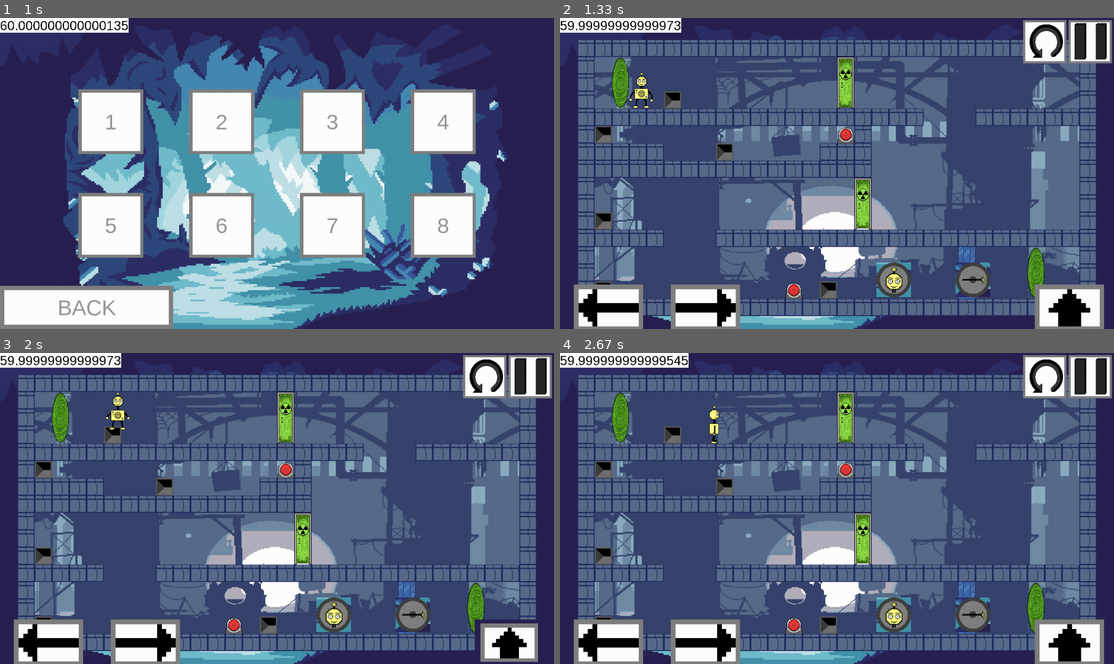
Above: before the commit, frames 1-4 (two rows, left to right).
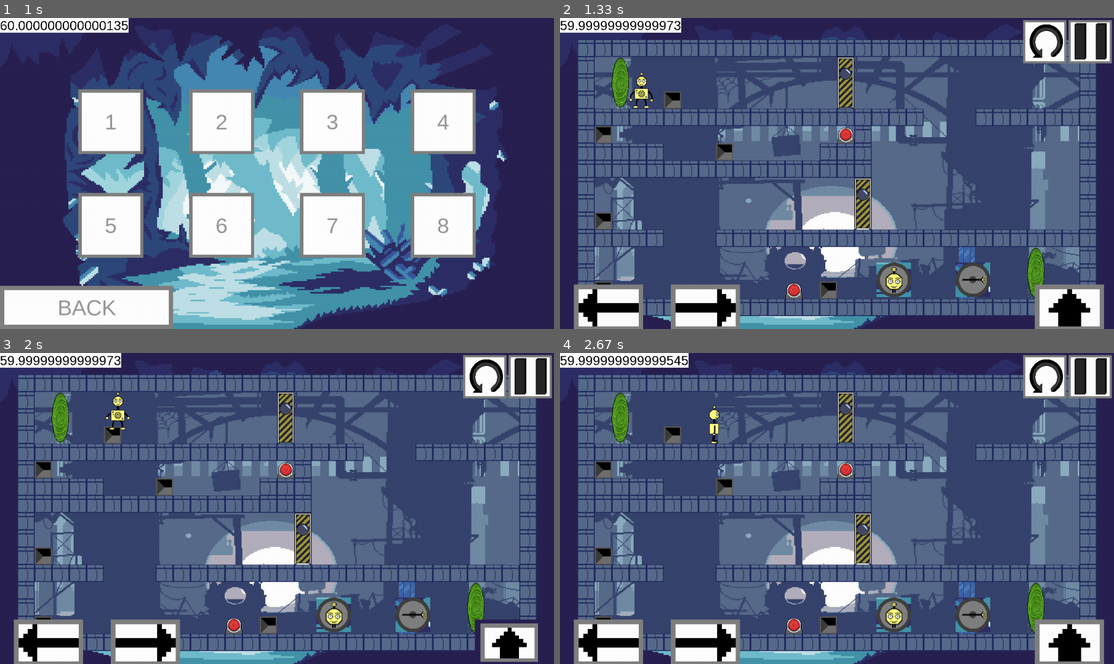
Above: after the commit, the same moments.

Repository: MartinWho2/Mobile_game_jam
Game: pygame game, started from main.py
Two runs of this game, one before a commit and one after it. Both use one fixed random seed, a clock stepped at 60 frames per second and the inputs below.
Inputs (mouse positions are in pixels of both pictures, inside the frame that each line leads up to):
- Up to frame 1 (1 s): click (277, 173) at 0.38 s; click (105, 126) at 0.72 s
- Up to frame 2 (1.33 s): click (1003, 120) at 1.05 s
- Up to frame 3 (2 s): hold D 1.33-1.8 s; hold W from 1.83 s (still down)
- Up to frame 4 (2.67 s): release W at 2.13 s; hold D 2.17-2.63 s

Frame 1 is identical in both runs. In frame 2, 0.8% of the frame differs, in the area x 50-78%, y 13-90%; in frame 3, 0.8%; in frame 4, 0.8%.

Commit message:
Small changes for beta testing

Diff:
--- a/door.py
+++ b/door.py
@@ -6,9 +6,9 @@
         super().__init__()
         self.tile_size = tile_size
         if turned:
-            self.image = pygame.transform.rotate(pygame.image.load(path + 'media/door.png').convert_alpha(),90)
+            self.image = pygame.transform.rotate(pygame.image.load(path + 'media/new_door.png').convert_alpha(),90)
         else:
-            self.image = pygame.image.load(path + 'media/door.png').convert_alpha()
+            self.image = pygame.image.load(path + 'media/new_door.png').convert_alpha()
 
         self.mask = pygame.mask.from_surface(self.image)
         self.rect = self.image.get_rect()
--- a/game.py
+++ b/game.py
@@ -85,15 +85,17 @@
                               round(action3_surface.get_height() / 2 - head_button_image.get_height() / 2)))
         action_surface.blit(arm_image, (action_surface.get_width() / 2 - arm_image.get_width() / 2,
                                         action_surface.get_height() / 2 - arm_image.get_height() / 2))
-        action_behind = action_surface.copy()
-        action_behind.blit(gradient, (-self.w * 5 / 7, -self.h * 5.5 / 7))
-        self.action_button = Int_button(action_surface, pygame.Vector2(self.w * 5 / 7, self.h * 5.5 / 7),
+        action_behind = pygame.transform.scale(action_surface.copy(),
+                                               (round(self.w/16),
+                                                round(round(self.w/16)*action_surface.get_width()/action_surface.get_height())))
+        action_behind.blit(gradient, (-round(self.w * 5 / 7), -round(self.h * 5.5 / 7)))
+        self.action_button = Int_button(action_surface, pygame.Vector2(round(self.w * 5 / 7), round(self.h * 5.5 / 7)),
                                         round(self.w / 16), action_behind, name="action", images=action3_surface)
         action2_surface = pygame.image.load(self.path + 'media/action_button.png').convert_alpha()
         action2_surface.blit(head_image, (round(action_surface.get_width() / 2 - head_image.get_width() / 2),
                                           round(action_surface.get_height() / 2 - head_image.get_height() / 2)))
-        action2_behind = action2_surface.copy()
-        action2_behind.blit(gradient, (-self.w * 4 / 7, -self.h * 5.5 / 7))
+        action2_behind = action_behind.copy()
+        action2_behind.blit(gradient, (-(self.w * 4 / 7), -(self.h * 5.5 / 7)))
 
         self.action2_button = Int_button(action2_surface, pygame.Vector2(self.w * 4 / 7, self.h * 5.5 / 7),
                                          round(self.w / 16), action2_behind, name="action2")
Binary file added: media/new_door.png
